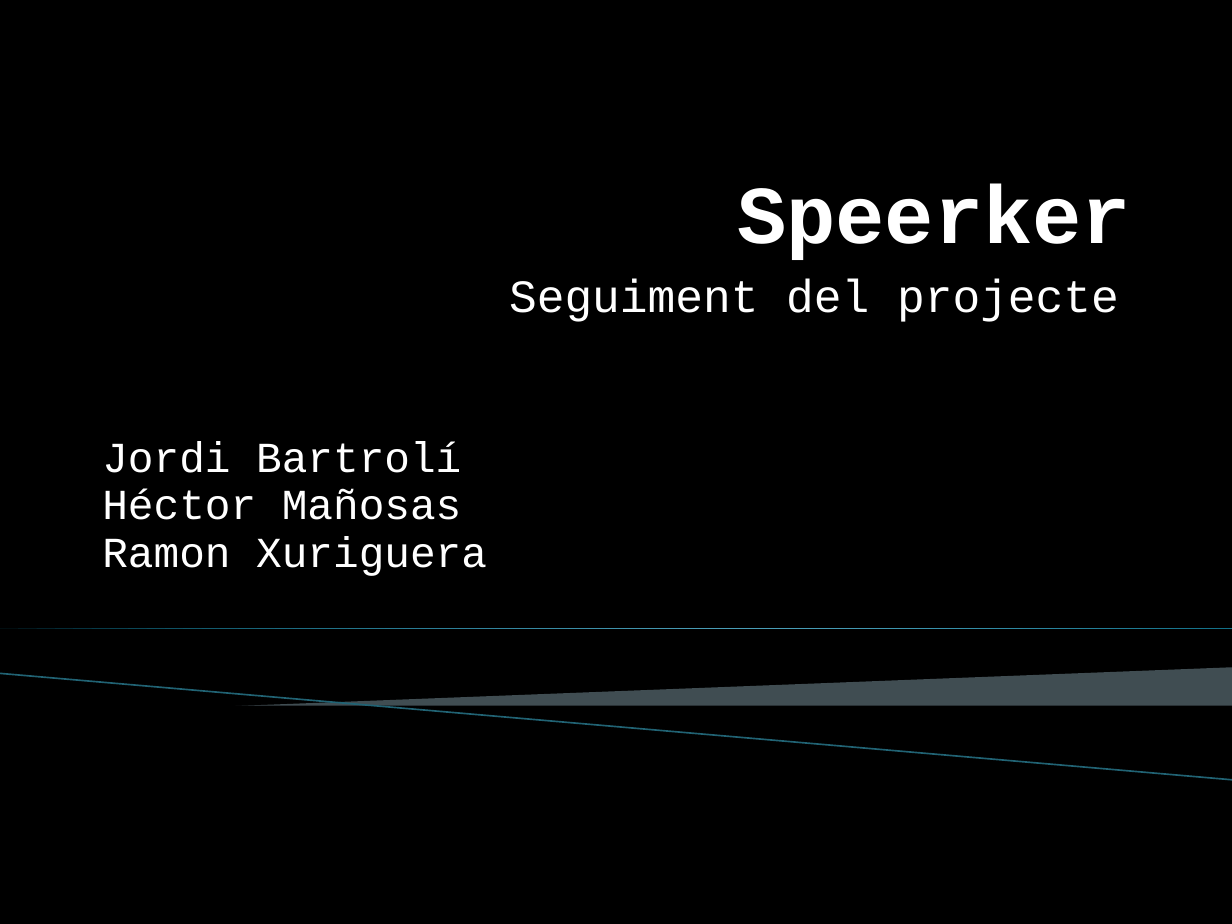
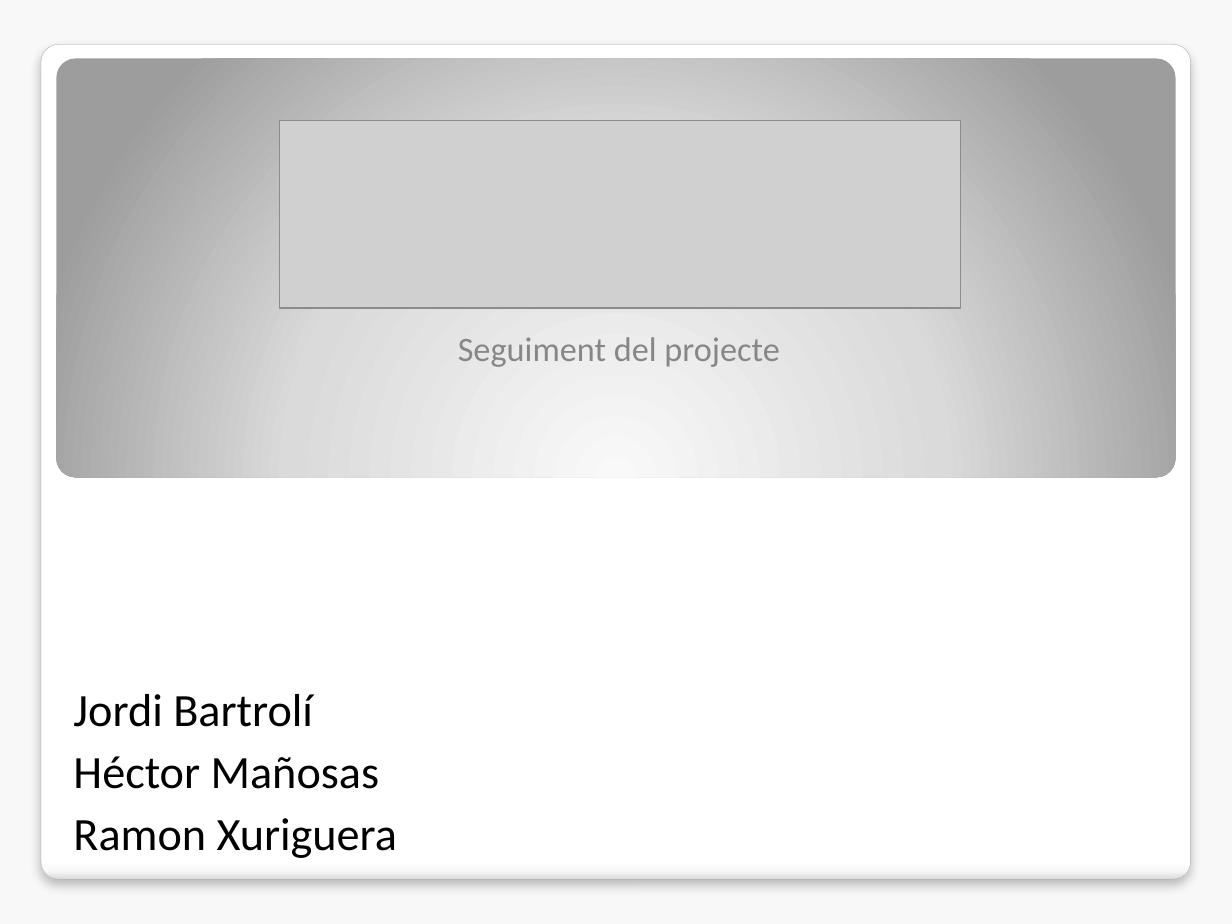
Before and after one commit to rxuriguera/pxc2, a slide deck: slide 1 of docs/Speerker.pptx. Drawn at 1232x924 pixels with LibreOffice and Linux fonts; fonts in the diff are those of the drawing; grey boxes stand for pictures; background and template pictures are left out. Boxes give left, top, right and bottom in pixels: in the first picture for what was removed or moved away, otherwise in the second. Text is boxed around its words. In the diff, an @@ line names an element or a change of style, - is before the commit and + after.

Commit message:
Actualitzat presentació seguiment

```diff
--- a/docs/Speerker.pptx
+++ b/docs/Speerker.pptx
@@ background picture (left out) to #F8F8F8 @@
@@ rounded rectangle added at box(41, 44, 1190, 880), fill gradient #FFFFFF to #F7F7F7 to #DADADA, outline #A4A4A4 0.16 pt @@
@@ rounded rectangle added at box(57, 58, 1175, 477), fill gradient #FAFAFA to #DBDBDB to #9D9D9D @@
@@ picture added at box(280, 121, 961, 308) @@
@@ title removed at box(737, 184, 1131, 260) @@
-Speerker
@@ subtitle "Seguiment del projecte": place and size @@
-subtitle "Seguiment del projecte" at box(509, 279, 1119, 322)
+subtitle "Seguiment del projecte" at box(458, 337, 779, 367)
@@ subtitle "Seguiment del projecte" at box(458, 337, 779, 367): size 27 to 20 pt, font Courier New to Calibri, text colour #FFFFFF to #888888; alignment right to centre; indent changed; less space between paragraphs @@
@@ text "Jordi Bartrolí": place and size @@
-text "Jordi Bartrolí" at box(102, 441, 487, 576)
+text "Jordi Bartrolí" at box(73, 694, 397, 858)
@@ text "Jordi Bartrolí" at box(73, 694, 397, 858): size 25 to 27 pt, font Courier New to Calibri, text colour #FFFFFF to #000000; line spacing 0.8 to 1; vertical alignment top to bottom @@
@@ right triangle removed at box(0, 628, 1232, 628) @@
@@ line removed from (0, 674) to (1232, 780) @@
@@ freeform shape removed at box(228, 668, 1232, 733) @@
@@ freeform shape removed at box(5, 706, 1232, 812) @@
```
Also in this commit, not shown: 4 other slides changed, 3 slides added, 1 slide removed.
